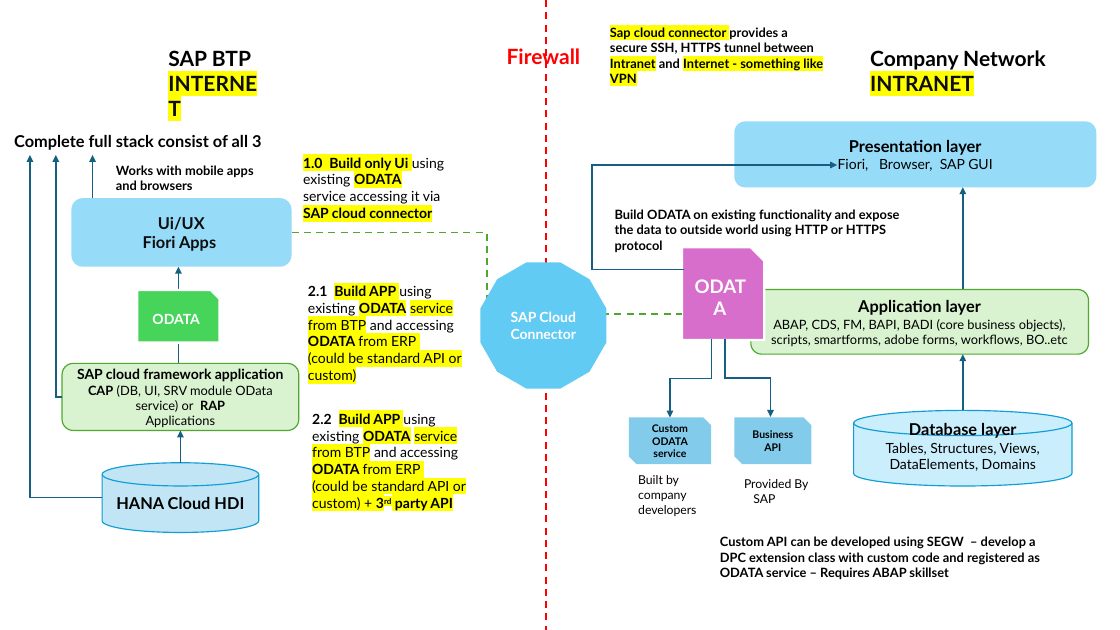
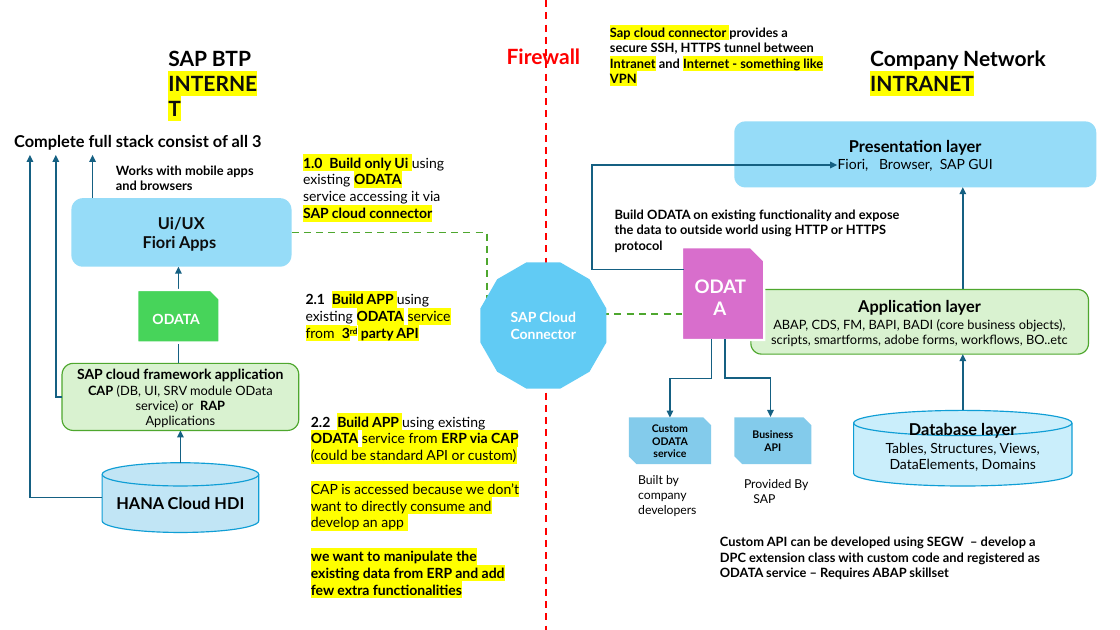
Before and after one commit to Octavius-Dante/Tetra-Proxima, a slide deck: slide 2 of CAPM-DAY-10/CAPM-10.pptx. Drawn at 1120x630 pixels with LibreOffice and Linux fonts; fonts in the diff are those of the drawing. Boxes give left, top, right and bottom in pixels: in the first picture for what was removed or moved away, otherwise in the second. Text is boxed around its words. In the diff, an @@ line names an element or a change of style, - is before the commit and + after.

```diff
--- a/CAPM-DAY-10/CAPM-10.pptx
+++ b/CAPM-DAY-10/CAPM-10.pptx
@@ text at (306,293,451,342): text changed; bold on @@
-2.2 Build APP using existing ODATA service from BTP and accessing ODATA from ERP
-(could be standard API or custom) + 3rd party API
+2.1 Build APP using existing ODATA service from 3rd party API
@@ text at (311,416,519,595): text changed @@
-2.1 Build APP using existing ODATA service from BTP and accessing ODATA from ERP
-(could be standard API or custom)
+2.2 Build APP using existing ODATA service from ERP via CAP (could be standard API or custom)
+CAP is accessed because we don’t want to directly consume and develop an app
+we want to manipulate the existing data from ERP and add few extra functionalities
```
Also in this commit, not shown: 1 other file.
